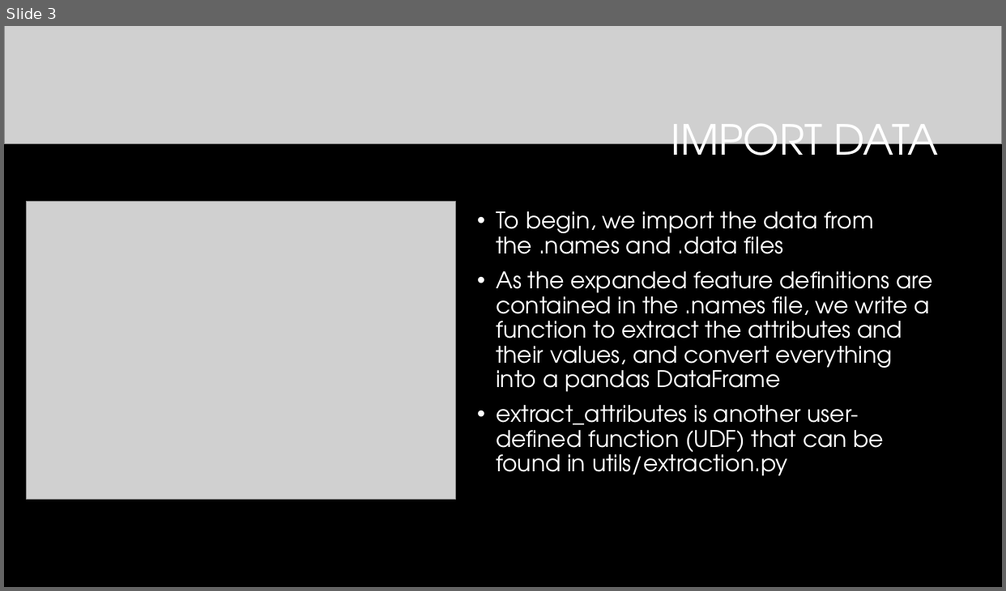
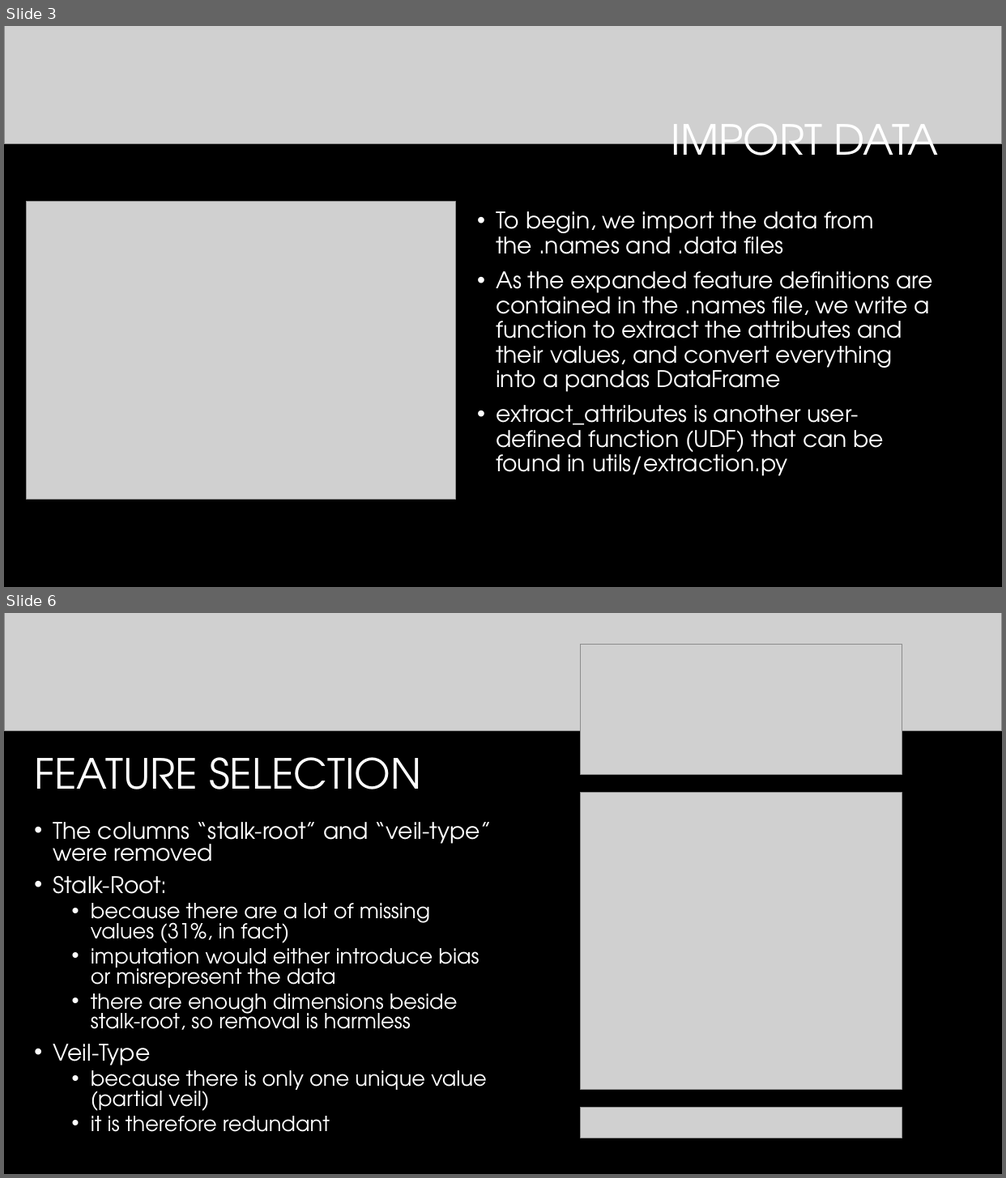
Before and after one commit to ethanolx/Mushrooms-Housing-py, a slide deck: doc/highlights.pptx. Shown one above the other, each under a label of ours: slide 3 before the commit, slides 3 and 6 after it; the slides between them are not shown. The pictures are 1006x591 and 1006x1178 pixels, drawn with LibreOffice and Linux fonts; fonts in the diff are those of the drawing; grey boxes stand for pictures; background and template pictures are left out. Boxes give left, top, right and bottom in pixels: in the first picture for what was removed or moved away, otherwise in the second. Text is boxed around its words. In the diff, an @@ line names an element or a change of style, - is before the commit and + after.

```diff
--- a/doc/highlights.pptx
+++ b/doc/highlights.pptx
@@ slide 6 added at (x1=4, y1=613, x2=1002, y2=1174), background #000000 @@
@@ picture added at (x1=4, y1=613, x2=1002, y2=731) @@
@@ picture added at (x1=581, y1=645, x2=901, y2=775) @@
@@ title added at (x1=34, y1=757, x2=421, y2=790), 40 pt, text #FFFFFF @@
+FEATURE SELECTION
@@ picture added at (x1=581, y1=793, x2=901, y2=1090) @@
@@ text added at (x1=53, y1=822, x2=492, y2=1132), 20 pt, text #FFFFFF @@
+• The columns “stalk-root” and “veil-type” were removed
+• Stalk-Root:
+  • because there are a lot of missing values (31%, in fact)
+  • imputation would either introduce bias or misrepresent the data
+  • there are enough dimensions beside stalk-root, so removal is harmless
+• Veil-Type
+  • because there is only one unique value (partial veil)
+  • it is therefore redundant
@@ picture added at (x1=581, y1=1108, x2=901, y2=1139) @@
```
Also in this commit, not shown: 1 slide changed, 6 other slides added, 2 other files.
